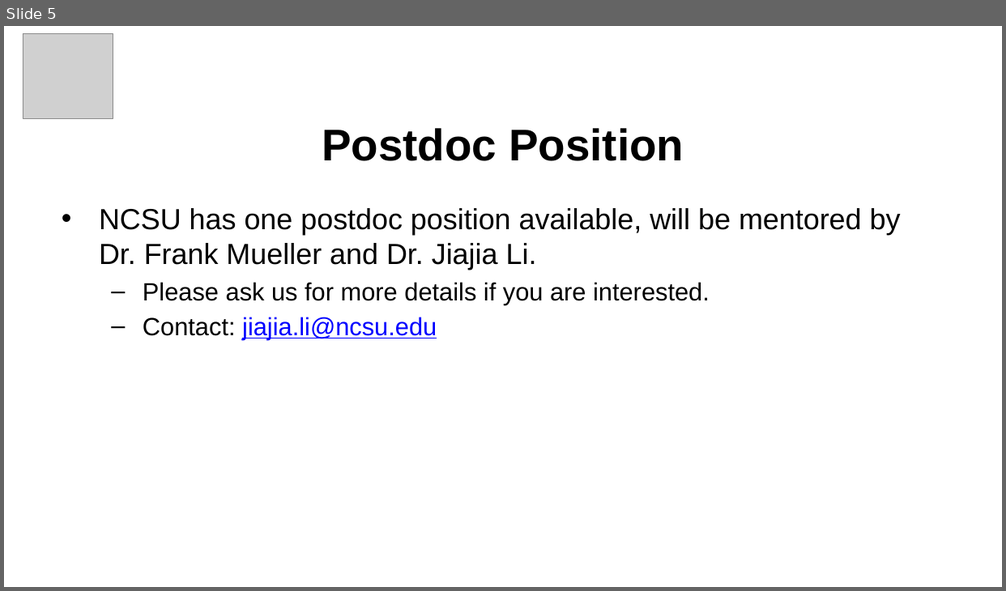
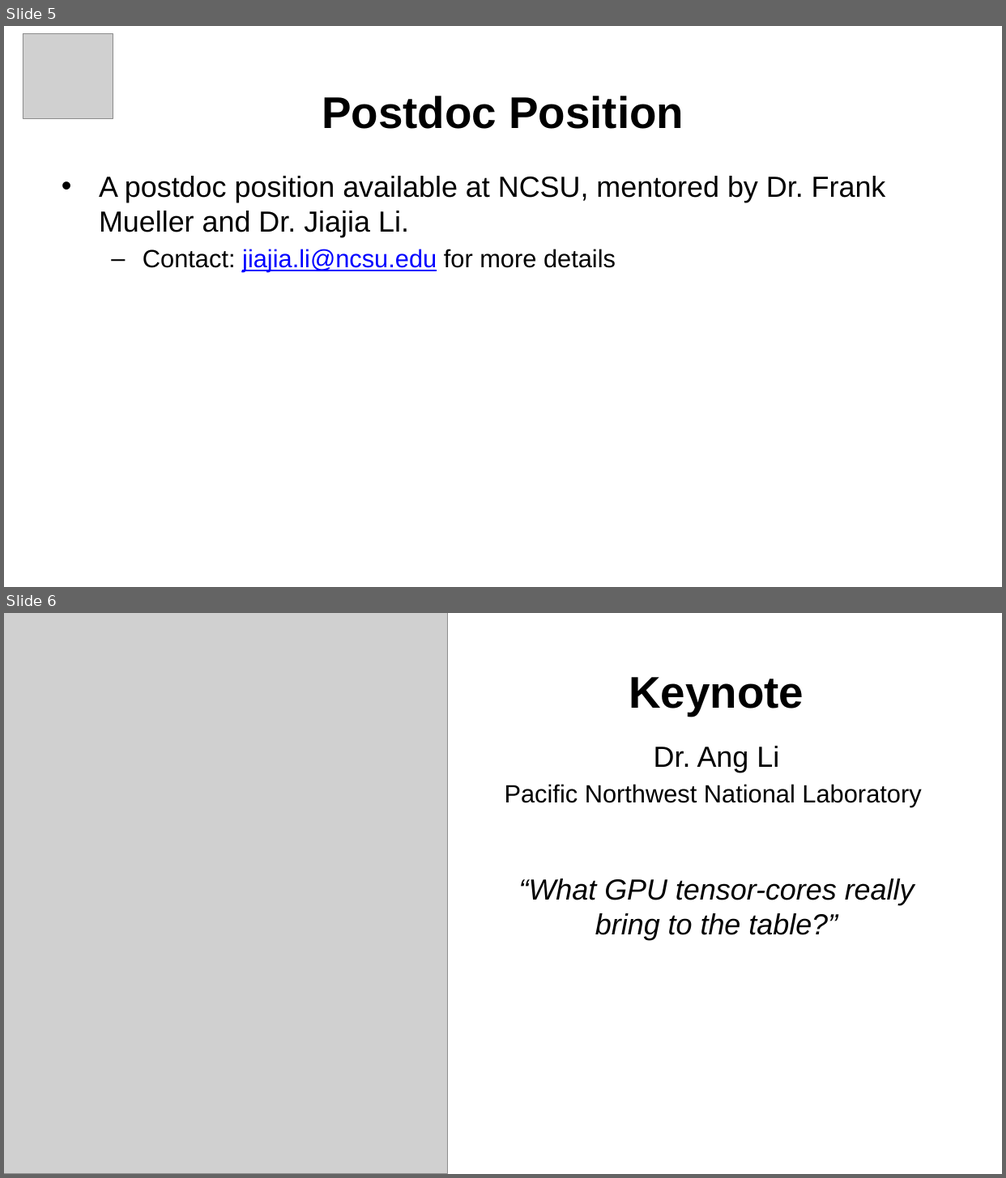
Before and after one commit to fruitfly1026/fruitfly1026.github.io, a slide deck: static/files/XTensor Workshop.pptx. Shown one above the other, each under a label of ours: slide 5 before the commit, slides 5 and 6 after it. The pictures are 1006x591 and 1006x1178 pixels, drawn with LibreOffice and Linux fonts; fonts in the diff are those of the drawing; grey boxes stand for pictures. Boxes give left, top, right and bottom in pixels: in the first picture for what was removed or moved away, otherwise in the second. Text is boxed around its words. In the diff, an @@ line names an element or a change of style, - is before the commit and + after.

```diff
--- a/static/files/XTensor Workshop.pptx
+++ b/static/files/XTensor Workshop.pptx
@@ slide 6 added at (x1=4, y1=613, x2=1002, y2=1174), background #FFFFFF @@
@@ picture added at (x1=4, y1=613, x2=447, y2=1174) @@
@@ title added at (x1=629, y1=677, x2=803, y2=716), 42.7 pt, text #000000, bold @@
+Keynote
@@ text added at (x1=505, y1=746, x2=921, y2=807), 24 pt, text #000000 @@
+Dr. Ang Li
+Pacific Northwest National Laboratory
@@ text added at (x1=519, y1=879, x2=914, y2=940), 28 pt, text #000000, italic @@
+“What GPU tensor-cores really bring to the table?”
@@ slide 5 changed as well @@
@@ title "Postdoc Position" moved from (x1=322, y1=128, x2=684, y2=161) to (x1=322, y1=96, x2=684, y2=129) @@
@@ text at (x1=99, y1=176, x2=886, y2=272): text changed @@
-• NCSU has one postdoc position available, will be mentored by Dr. Frank Mueller and Dr. Jiajia Li.
-  – Please ask us for more details if you are interested.
-  – Contact: jiajia.li@ncsu.edu
+• A postdoc position available at NCSU, mentored by Dr. Frank Mueller and Dr. Jiajia Li.
+  – Contact: jiajia.li@ncsu.edu for more details
```
Also in this commit, not shown: 4 other slides changed, 1 other file.
